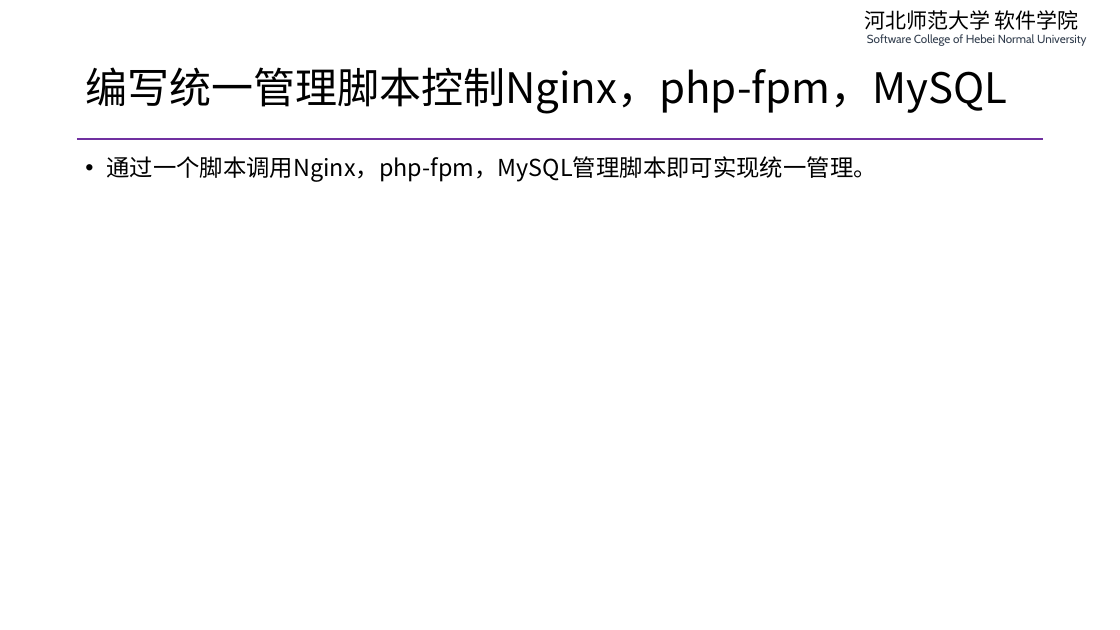
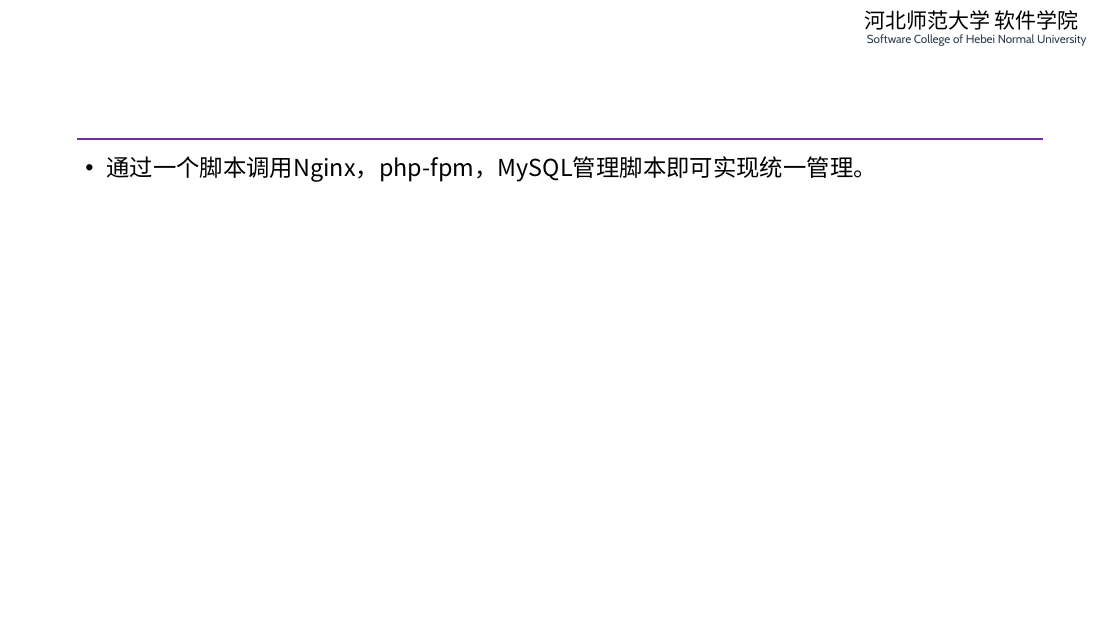
Before and after one commit to edu2act/course-php-serverside-development-on-linux, a slide deck: slide 7 of materials/slides/ch04-complete-lnmp.pptx (slide 6 before the commit). Drawn at 1120x630 pixels with LibreOffice and Linux fonts; fonts in the diff are those of the drawing. Boxes give left, top, right and bottom in pixels: in the first picture for what was removed or moved away, otherwise in the second. Text is boxed around its words. In the diff, an @@ line names an element or a change of style, - is before the commit and + after.

```diff
--- a/materials/slides/ch04-complete-lnmp.pptx
+++ b/materials/slides/ch04-complete-lnmp.pptx
@@ title removed at [85, 67, 1007, 113] @@
-编写统一管理脚本控制Nginx，php-fpm，MySQL
```
Also in this commit, not shown: 3 other slides changed, 1 slide added, 3 other files.
